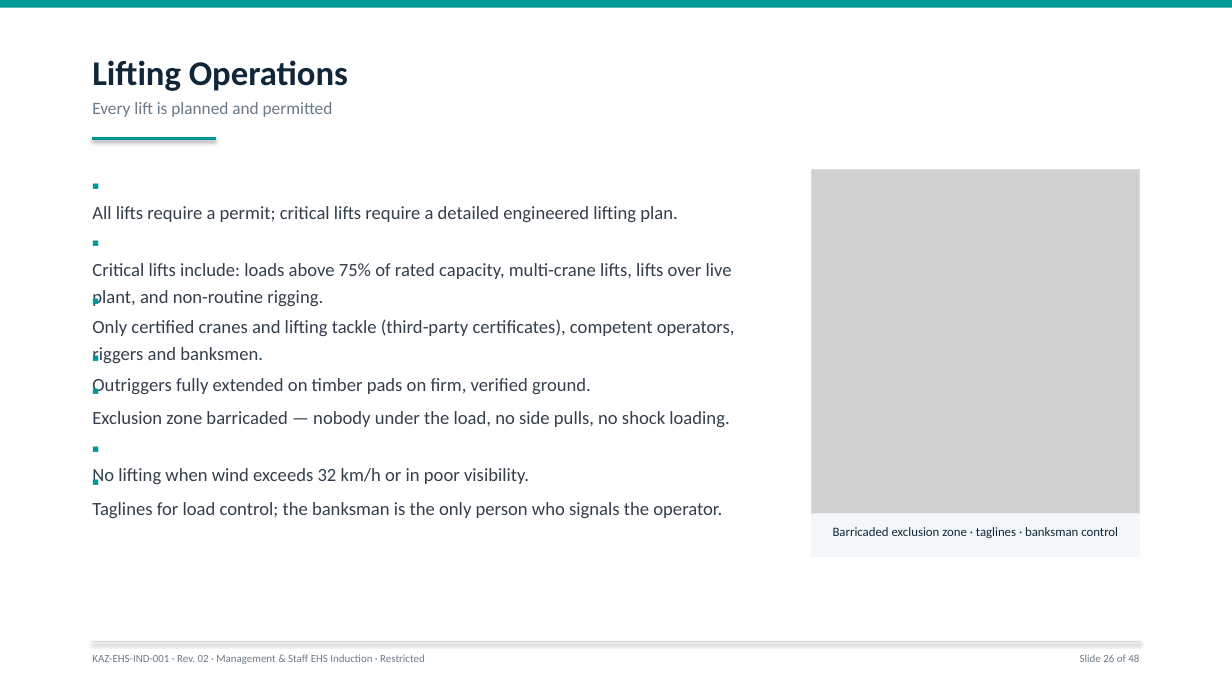
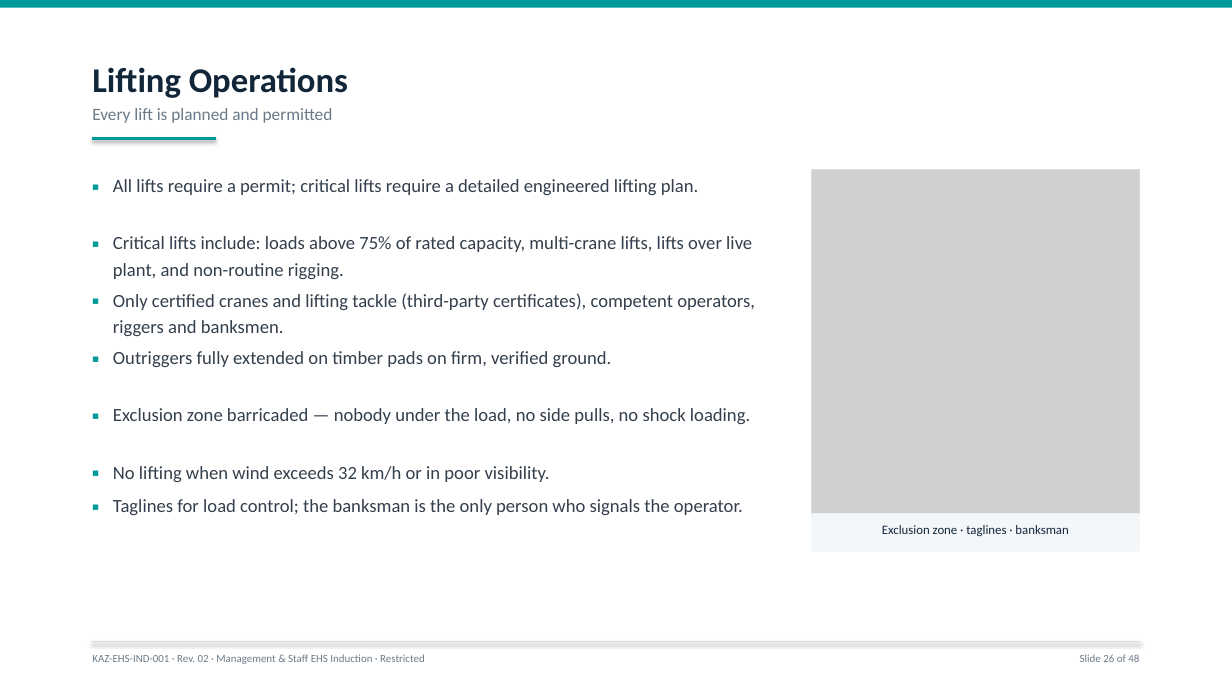
Before and after one commit to ahmuuytt09-dot/ahmed, a slide deck: slide 26 of EHS_Induction_Review/KAZ_Management_Staff_EHS_Induction_Rev02.pptx. Drawn at 1232x693 pixels with LibreOffice and Linux fonts; fonts in the diff are those of the drawing; grey boxes stand for pictures. Boxes give left, top, right and bottom in pixels: in the first picture for what was removed or moved away, otherwise in the second. Text is boxed around its words. In the diff, an @@ line names an element or a change of style, - is before the commit and + after.

```diff
--- a/EHS_Induction_Review/KAZ_Management_Staff_EHS_Induction_Rev02.pptx
+++ b/EHS_Induction_Review/KAZ_Management_Staff_EHS_Induction_Rev02.pptx
@@ text "Lifting Operations" at box(92, 67, 348, 98): line spacing 1 to 1.15 @@
@@ text "Every lift is planned and ...": place and size @@
-text "Every lift is planned and ..." at box(92, 102, 333, 117)
+text "Every lift is planned and ..." at box(92, 108, 333, 123)
@@ text added at box(92, 170, 113, 218), 14.5 pt, text #009999, bold @@
+▪
@@ text at box(113, 179, 698, 195): paragraph removed @@
-▪
@@ text "All lifts require a permit; ...": place and size @@
-text "All lifts require a permit; ..." at box(92, 206, 677, 222)
+text "All lifts require a permit; ..." at box(113, 179, 698, 195)
@@ text added at box(92, 227, 113, 275), 14.5 pt, text #009999, bold @@
+▪
@@ text at box(113, 236, 752, 279): paragraph removed @@
-▪
@@ text "Critical lifts include: loads above ...": place and size @@
-text "Critical lifts include: loads above ..." at box(92, 263, 732, 306)
+text "Critical lifts include: loads above ..." at box(113, 236, 752, 279)
@@ text added at box(92, 285, 113, 333), 14.5 pt, text #009999, bold @@
+▪
@@ text at box(113, 293, 755, 336): paragraph removed @@
-▪
@@ text "Only certified cranes and lifting ...": place and size @@
-text "Only certified cranes and lifting ..." at box(92, 319, 735, 363)
+text "Only certified cranes and lifting ..." at box(113, 293, 755, 336)
@@ text added at box(92, 342, 113, 390), 14.5 pt, text #009999, bold @@
+▪
@@ text at box(113, 351, 612, 367): paragraph removed @@
-▪
@@ text "Outriggers fully extended on timber ...": place and size @@
-text "Outriggers fully extended on timber ..." at box(92, 378, 591, 394)
+text "Outriggers fully extended on timber ..." at box(113, 351, 612, 367)
@@ text added at box(92, 399, 113, 447), 14.5 pt, text #009999, bold @@
+▪
@@ text at box(113, 408, 750, 424): paragraph removed @@
-▪
@@ text "Exclusion zone barricaded — nobody ...": place and size @@
-text "Exclusion zone barricaded — nobody ..." at box(92, 411, 729, 427)
+text "Exclusion zone barricaded — nobody ..." at box(113, 408, 750, 424)
@@ text added at box(92, 457, 113, 481), 14.5 pt, text #009999, bold @@
+▪
@@ text at box(113, 466, 550, 482): paragraph removed @@
-▪
@@ text "No lifting when wind exceeds ...": place and size @@
-text "No lifting when wind exceeds ..." at box(92, 468, 529, 485)
+text "No lifting when wind exceeds ..." at box(113, 466, 550, 482)
@@ text added at box(92, 490, 113, 538), 14.5 pt, text #009999, bold @@
+▪
@@ text at box(113, 499, 743, 515): paragraph removed @@
-▪
@@ text "Taglines for load control; the ...": place and size @@
-text "Taglines for load control; the ..." at box(92, 502, 722, 518)
+text "Taglines for load control; the ..." at box(113, 499, 743, 515)
@@ rectangle: place and size @@
-rectangle at box(811, 514, 1141, 557)
+rectangle at box(811, 514, 1141, 553)
@@ text at box(882, 525, 1068, 536): text changed @@
-Barricaded exclusion zone · taglines · banksman control
+Exclusion zone · taglines · banksman
```
Also in this commit, not shown: 46 other slides changed, 9 other files.
